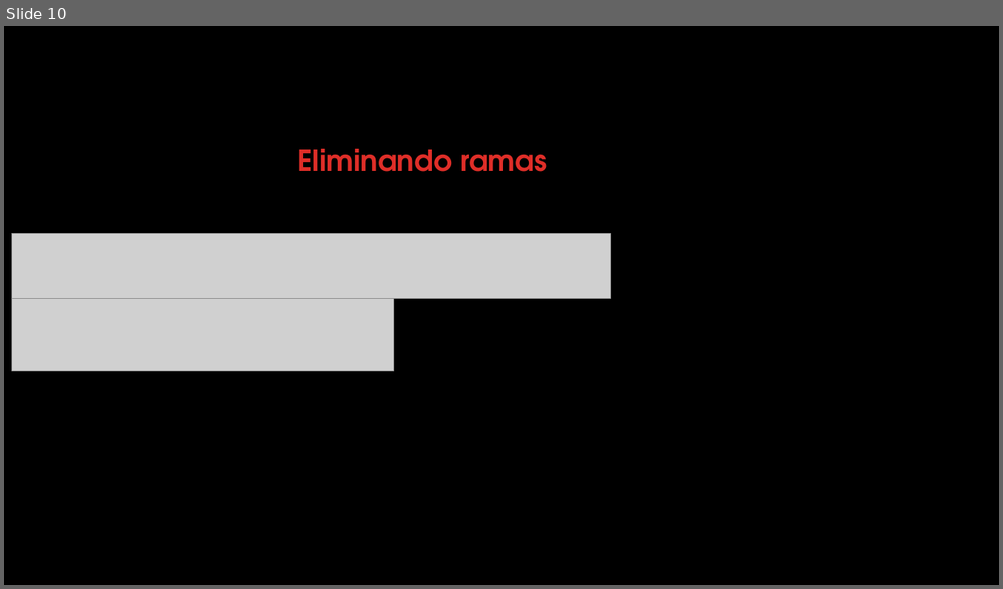
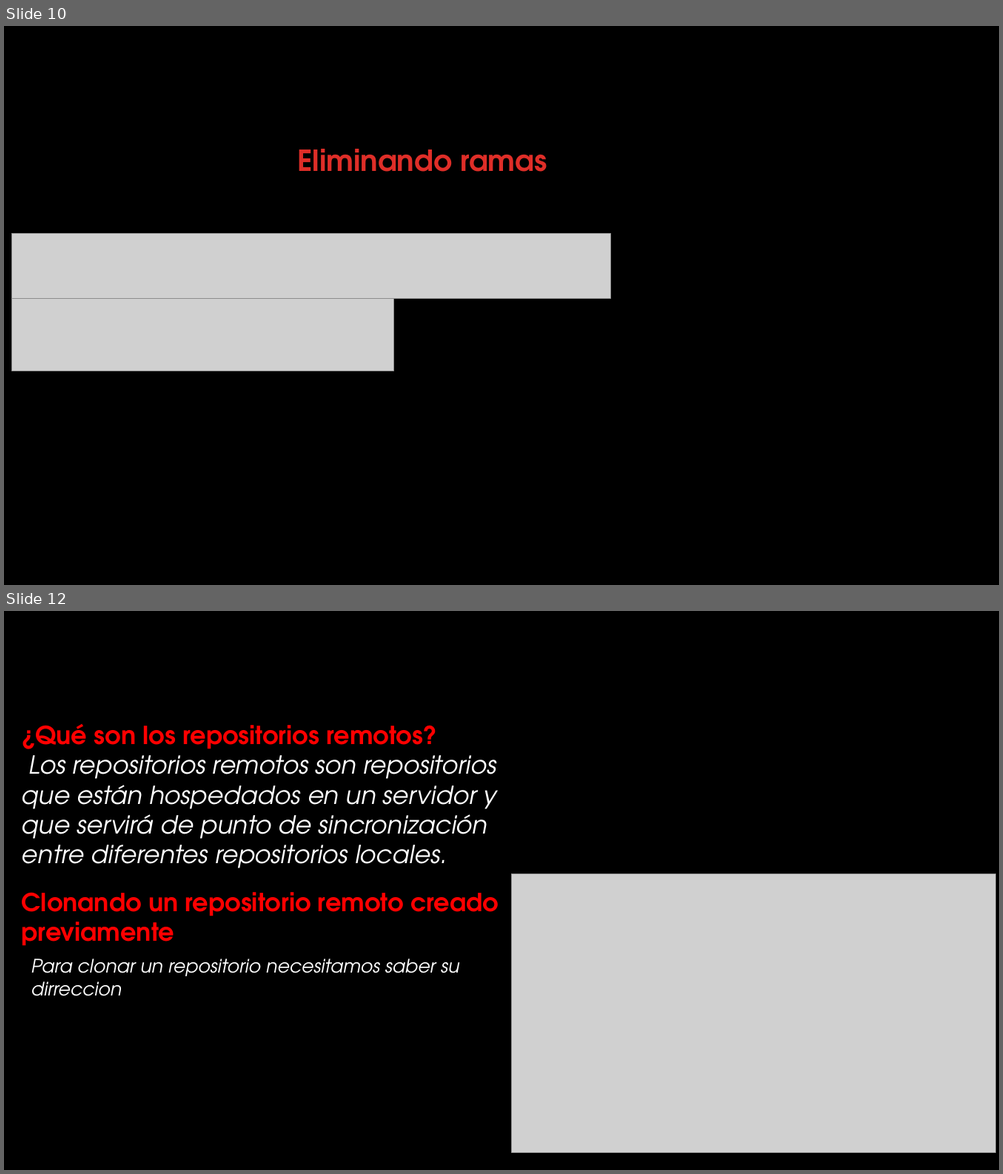
Before and after one commit to Jb788/Empezando, a slide deck: Pasos.pptx. Shown one above the other, each under a label of ours: slide 10 before the commit, slides 10 and 12 after it; the slides between them are not shown. The pictures are 1003x589 and 1003x1174 pixels, drawn with LibreOffice and Linux fonts; fonts in the diff are those of the drawing; grey boxes stand for pictures; background and template pictures are left out. Boxes give left, top, right and bottom in pixels: in the first picture for what was removed or moved away, otherwise in the second. Text is boxed around its words. In the diff, an @@ line names an element or a change of style, - is before the commit and + after.

```diff
--- a/Pasos.pptx
+++ b/Pasos.pptx
@@ slide 12 added at bbox=[4, 611, 999, 1170], background #000000 @@
@@ text added at bbox=[22, 724, 497, 869], 24 pt, text #FFFFFF, italic @@
+¿Qué son los repositorios remotos?
+Los repositorios remotos son repositorios que están hospedados en un servidor y que servirá de punto de sincronización entre diferentes repositorios locales.
@@ picture added at bbox=[512, 874, 995, 1153] @@
@@ text added at bbox=[22, 892, 498, 946], 24 pt, text #FF0000, bold @@
+Clonando un repositorio remoto creado previamente
@@ text added at bbox=[31, 959, 459, 997], 18 pt, text #FFFFFF, italic @@
+Para clonar un repositorio necesitamos saber su dirreccion
```
Also in this commit, not shown: 1 slide changed, 4 other slides added.
